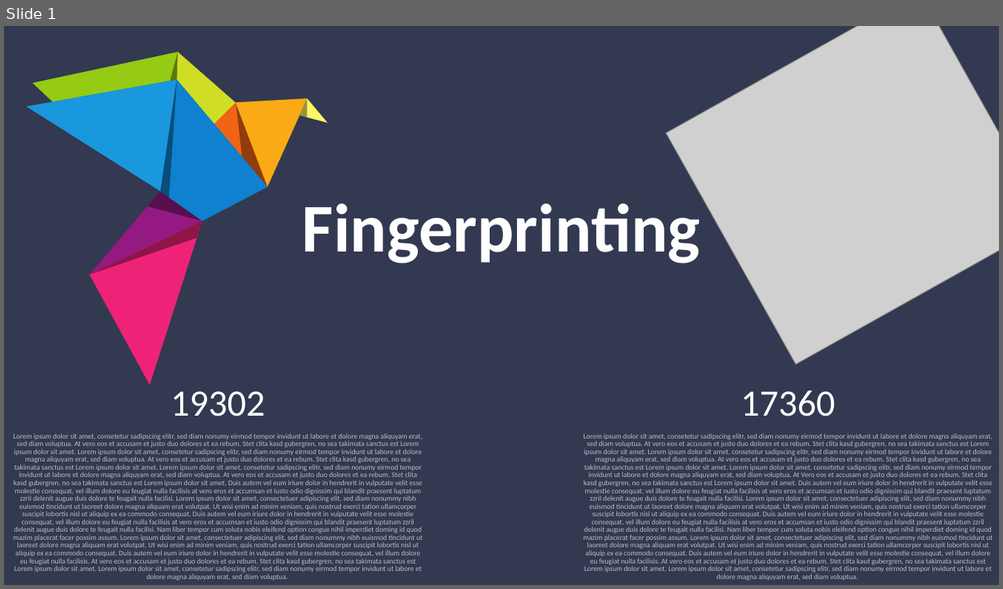
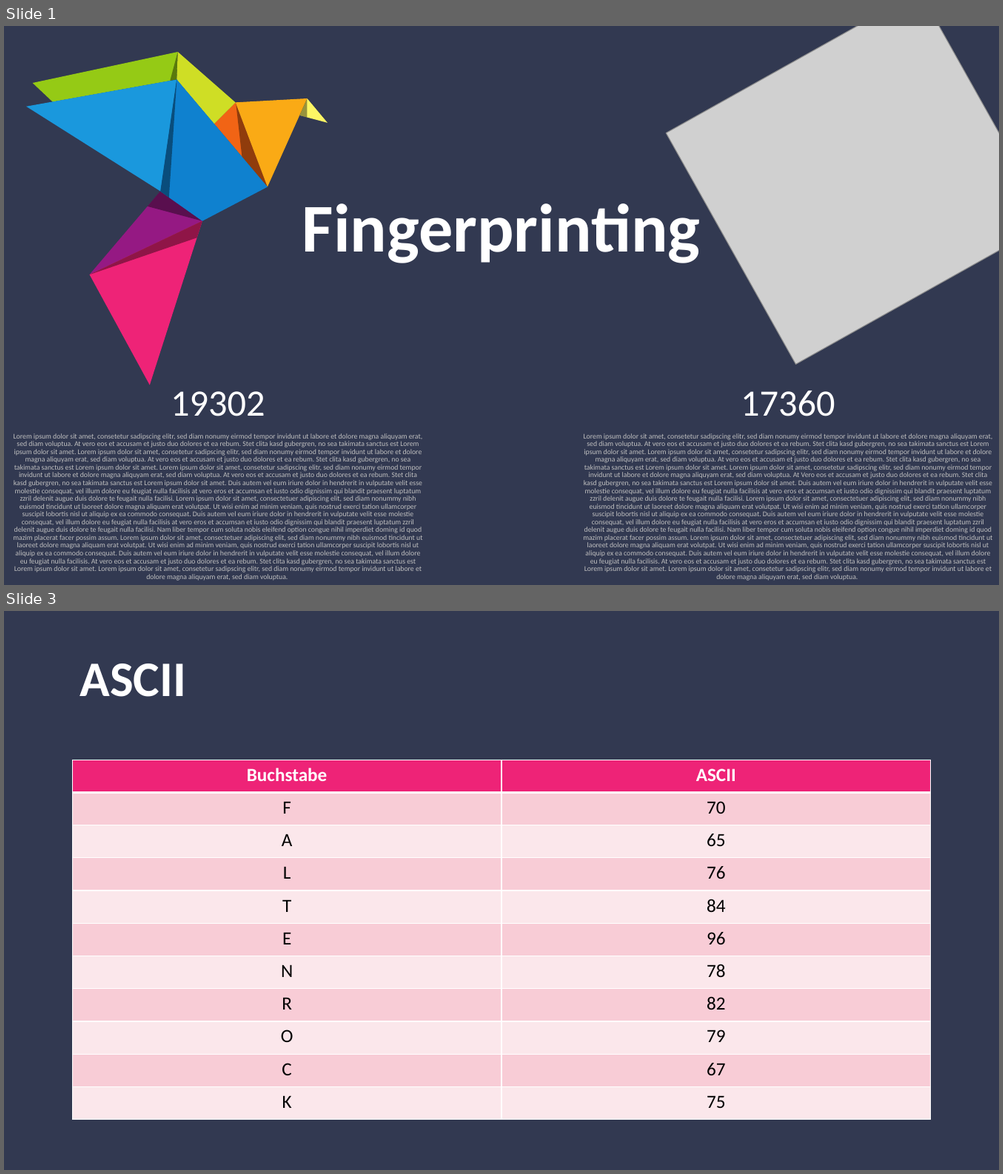
Before and after one commit to Joystick01/Fingerprinting, a slide deck: fingerprinting.pptx. Shown one above the other, each under a label of ours: slide 1 before the commit, slides 1 and 3 after it; the slides between them are not shown. The pictures are 1003x589 and 1003x1174 pixels, drawn with LibreOffice and Linux fonts; fonts in the diff are those of the drawing; grey boxes stand for pictures. Boxes give left, top, right and bottom in pixels: in the first picture for what was removed or moved away, otherwise in the second. Text is boxed around its words. In the diff, an @@ line names an element or a change of style, - is before the commit and + after.

```diff
--- a/fingerprinting.pptx
+++ b/fingerprinting.pptx
@@ slide 3 added at (x1=4, y1=611, x2=999, y2=1170), background #323951 @@
@@ title added at (x1=79, y1=664, x2=186, y2=697), 48 pt, text #FFFFFF, bold @@
+ASCII
@@ table added at (x1=73, y1=760, x2=930, y2=1120), 11 rows, 2 columns @@
+Buchstabe | ASCII
+F | 70
+A | 65
+L | 76
+T | 84
+E | 96
+N | 78
+R | 82
+O | 79
+C | 67
+K | 75
```
Also in this commit, not shown: 2 other slides added.
